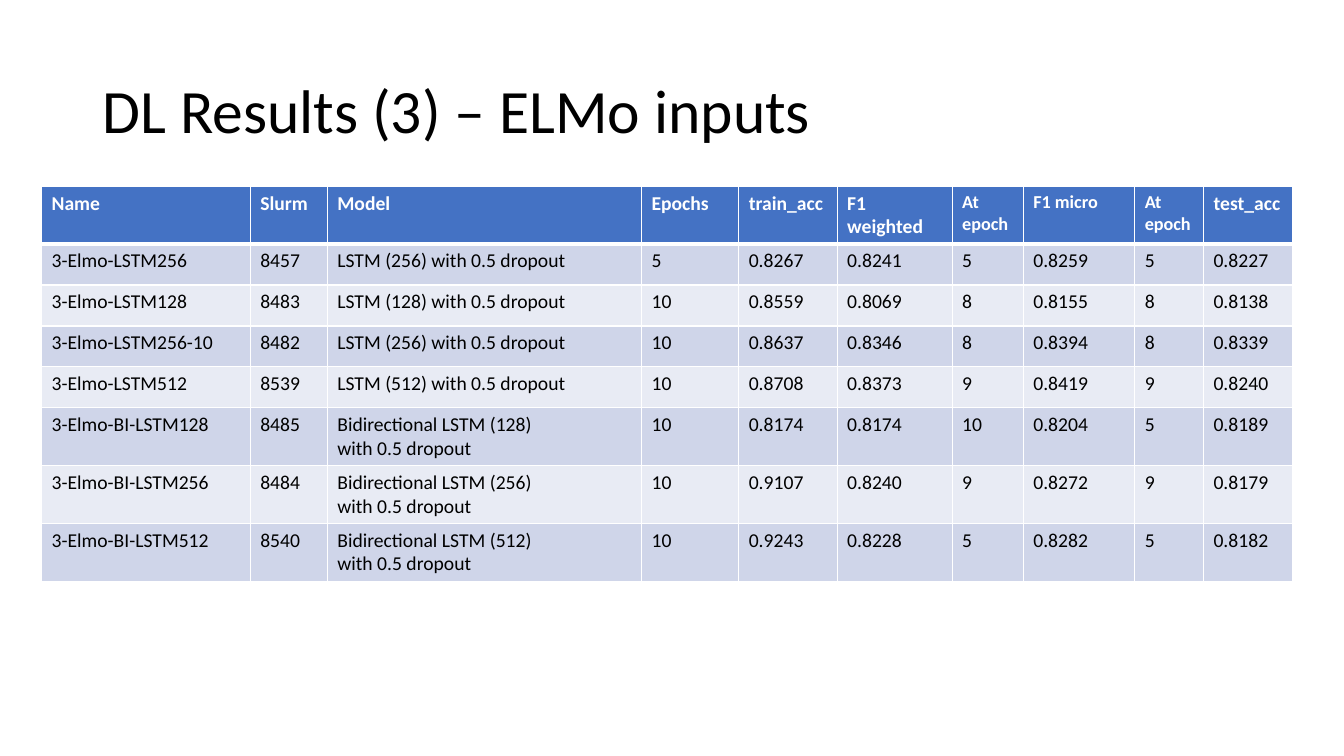
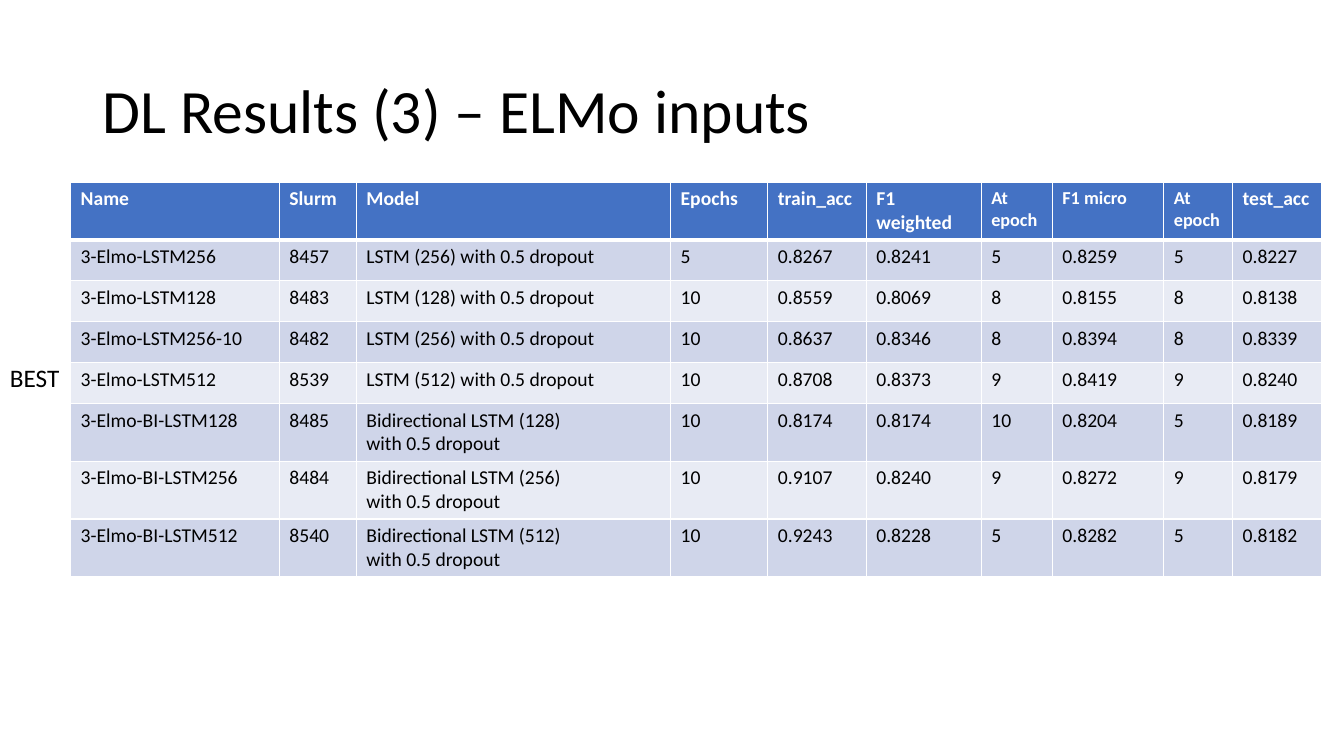
Before and after one commit to jleyland96/Cyberbullying-Detection, a slide deck: slide 77 of Project Logbook/results_log.pptx. Drawn at 1344x756 pixels with LibreOffice and Linux fonts; fonts in the diff are those of the drawing. Boxes give left, top, right and bottom in pixels: in the first picture for what was removed or moved away, otherwise in the second. Text is boxed around its words. In the diff, an @@ line names an element or a change of style, - is before the commit and + after.

```diff
--- a/Project Logbook/results_log.pptx
+++ b/Project Logbook/results_log.pptx
@@ table: place and size @@
-table at box(41, 187, 1293, 579)
+table at box(71, 182, 1322, 575)
@@ text added at box(10, 370, 59, 387), 18 pt, text #000000 @@
+BEST
```
Also in this commit, not shown: 3 other slides changed, 5 other files.
